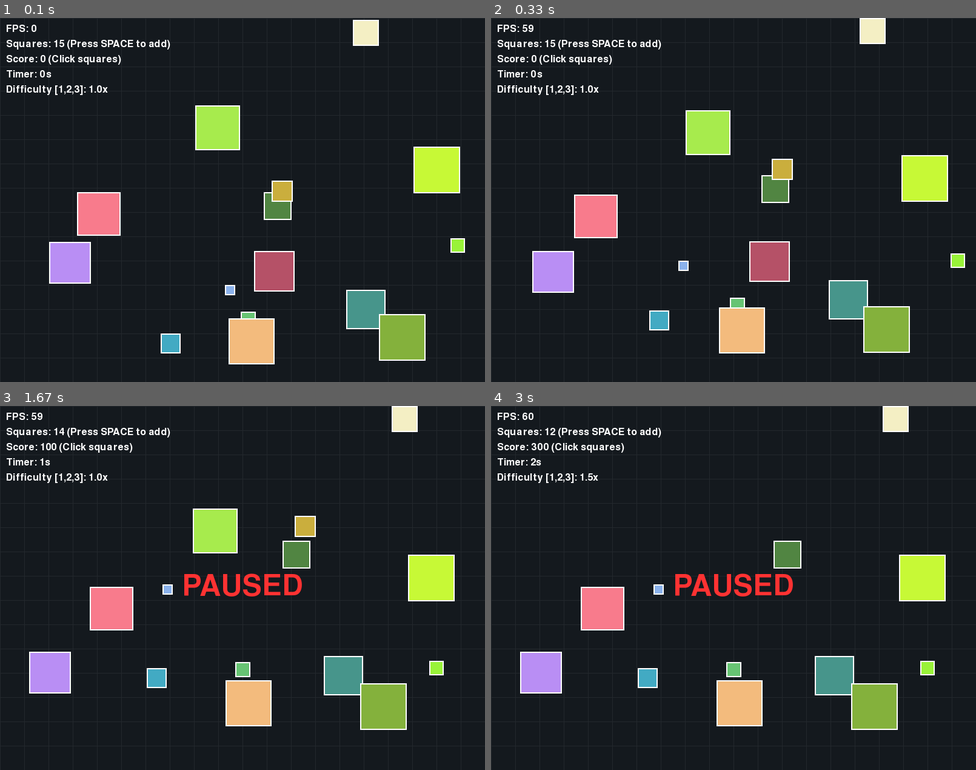
Above: before the commit, frames 1-4 (two rows, left to right).
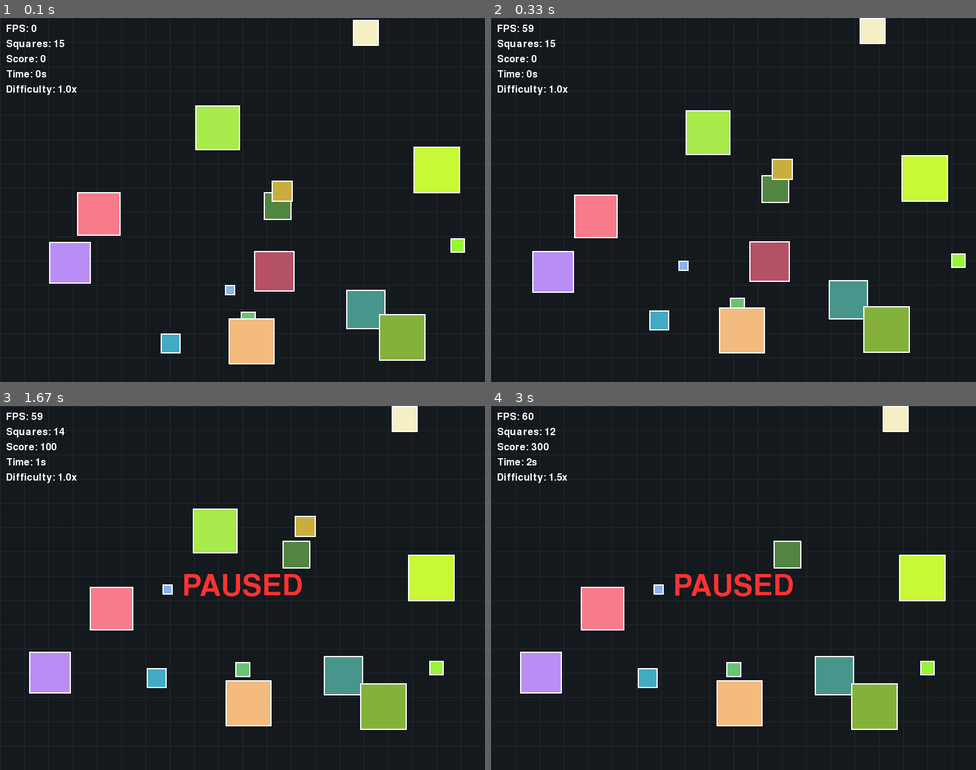
Above: after the commit, the same moments.

Repository: sameerahmed772/lab8-pygame
Game: pygame game, started from main.py
Two runs of this game, one before a commit and one after it. Both use one fixed random seed, a clock stepped at 60 frames per second and the inputs below.
Inputs (mouse positions are in pixels of both pictures, inside the frame that each line leads up to):
- Up to frame 1 (0.1 s): no input
- Up to frame 2 (0.33 s): no input
- Up to frame 3 (1.67 s): click (276, 646) at 0.38 s; hold P 0.67-1.13 s; tap 3 at 1.17 s; tap 1 at 1.5 s
- Up to frame 4 (3 s): hold 2 1.83-2.3 s; click (796, 526) at 2.38 s; click (718, 526) at 2.72 s

The runs differ from the first frame. In frame 1, 0.5% of the frame differs, in the area x 6-36%, y 6-22%; in frame 2, 0.6%, in the area x 6-98%, y 6-69%; in frame 3, 0.5%; in frame 4, 0.5%.

Commit message:
feat: Final Clean Up before Submission

Diff:
--- a/main.py
+++ b/main.py
@@ -1,7 +1,7 @@
 import pygame
 import random
 import math
-from typing import List, Dict, Tuple, Optional, Any
+from typing import List, Dict, Tuple, Optional, Any, TypedDict
 
 # ============================================================================
 # CONSTANTS
@@ -10,23 +10,27 @@
 HEIGHT: int = 600
 FPS: int = 60
 
+# Square properties
 MIN_SQUARE_SIZE: int = 15
 MAX_SQUARE_SIZE: int = 80
 NUM_SQUARES: int = 15
 SQUARE_OUTLINE_WIDTH: int = 2
 
-# LIFE SPAN CONSTANTS (Seconds converted to milliseconds)
-MIN_LIFE_SPAN: int = 30 * 1000
-MAX_LIFE_SPAN: int = 180 * 1000
-
+# Life Span Constants (30 to 180 seconds in milliseconds)
+MIN_LIFE_SPAN: int = 30000
+MAX_LIFE_SPAN: int = 180000
+
+# Physics constants
 SPEED_BASE_CONSTANT: float = 100.0
 FRICTION: float = 0.995
 ACCELERATION_RANGE: Tuple[float, float] = (-0.1, 0.1)
 DEFAULT_COLOR_RANGE: Tuple[int, int] = (50, 255)
 
+# Fleeing Constants
 FLEE_RADIUS: float = 150.0
 FLEE_FORCE: float = 0.8
 
+# Rendering constants
 BG_COLOR: Tuple[int, int, int] = (30, 30, 30)
 BG_GRID_COLOR: Tuple[int, int, int] = (35, 40, 45)
 BG_BASE_COLOR: Tuple[int, int, int] = (20, 25, 30)
@@ -37,12 +41,33 @@
 FONT_SIZE: int = 24
 PAUSE_FONT_SIZE: int = 72
 
+# UI Layout
 TEXT_OFFSET_X: int = 10
 TEXT_LINE_HEIGHT: int = 25
 SCORE_INCREMENT: int = 100
 DIFFICULTY_LEVELS: Dict[int, float] = {1: 1.0, 2: 1.5, 3: 2.0}
 
-Square = Dict[str, Any]
+# ============================================================================
+# TYPE DEFINITIONS
+# ============================================================================
+
+
+class Square(TypedDict):
+    rect: pygame.Rect
+    pos: List[float]
+    color: Tuple[int, int, int]
+    vel: List[float]
+    size: int
+    birth_time: int
+    life_span: int
+
+
+class GameState(TypedDict):
+    paused: bool
+    score: int
+    start_time: int
+    difficulty: float
+
 
 # ============================================================================
 # HELPER FUNCTIONS
@@ -50,6 +75,16 @@
 
 
 def bounce_off_wall(square: Square, axis: str) -> None:
+    """Invert square velocity on a wall collision axis and sync float position.
+
+    This helper keeps the float-based position (pos) aligned with the integer
+    pygame.Rect coordinates after a wall clamp, then reverses velocity on the
+    selected axis.
+
+    Args:
+        square: Mutable square record containing rect, pos, and vel fields.
+        axis: Collision axis. Expected values are "x" or "y".
+    """
     if axis == "x":
         square["pos"][0] = float(square["rect"].x)
         square["vel"][0] *= -1
@@ -64,6 +99,14 @@
 
 
 def init_pygame(fullscreen: bool = False) -> Tuple[pygame.Surface, pygame.time.Clock]:
+    """Initialize pygame modules and create the main display and clock.
+
+    Args:
+        fullscreen: If True, creates a fullscreen window; otherwise windowed mode.
+
+    Returns:
+        A tuple of (screen, clock).
+    """
     pygame.init()
     pygame.font.init()
     flags = pygame.FULLSCREEN if fullscreen else 0
@@ -77,39 +120,45 @@
     num_squares: int,
     color_range: Tuple[int, int] = DEFAULT_COLOR_RANGE,
 ) -> List[Square]:
+    """Create square entities with randomized visuals, motion, and lifespan.
+
+    Args:
+        num_squares: Number of squares to generate.
+        color_range: Inclusive min and max values for each RGB channel.
+
+    Returns:
+        A list of square dictionaries ready for simulation and rendering.
+    """
     squares: List[Square] = []
-    current_time: int = pygame.time.get_ticks()
+    now: int = pygame.time.get_ticks()
 
     for _ in range(num_squares):
-        size: int = random.randint(MIN_SQUARE_SIZE, MAX_SQUARE_SIZE)
-        rect: pygame.Rect = pygame.Rect(
+        size = random.randint(MIN_SQUARE_SIZE, MAX_SQUARE_SIZE)
+        rect = pygame.Rect(
             random.randint(0, WIDTH - size),
             random.randint(0, HEIGHT - size),
             size,
             size,
         )
-        color: Tuple[int, int, int] = (
+        color = (
             random.randint(*color_range),
             random.randint(*color_range),
             random.randint(*color_range),
         )
 
-        max_speed: float = SPEED_BASE_CONSTANT / size
-        angle: float = random.uniform(0, 2 * math.pi)
-        init_speed: float = random.uniform(max_speed * 0.5, max_speed)
-
-        # Added birth_time and life_span (ms)
-        life_span: int = random.randint(MIN_LIFE_SPAN, MAX_LIFE_SPAN)
+        max_speed = SPEED_BASE_CONSTANT / size
+        angle = random.uniform(0, 2 * math.pi)
+        speed = random.uniform(max_speed * 0.5, max_speed)
 
         squares.append(
             {
                 "rect": rect,
                 "pos": [float(rect.x), float(rect.y)],
                 "color": color,
-                "vel": [math.cos(angle) * init_speed, math.sin(angle) * init_speed],
+                "vel": [math.cos(angle) * speed, math.sin(angle) * speed],
                 "size": size,
-                "birth_time": current_time,
-                "life_span": life_span,
+                "birth_time": now,
+                "life_span": random.randint(MIN_LIFE_SPAN, MAX_LIFE_SPAN),
             }
         )
     return squares
@@ -120,7 +169,16 @@
 # ============================================================================
 
 
-def handle_events(squares: List[Square], game_state: Dict[str, Any]) -> bool:
+def handle_events(squares: List[Square], game_state: GameState) -> bool:
+    """Process user input and update game state and square collection.
+
+    Args:
+        squares: Mutable list of active squares.
+        game_state: Mutable game state dictionary.
+
+    Returns:
+        True to continue running, or False to terminate the main loop.
+    """
     for event in pygame.event.get():
         if event.type == pygame.QUIT:
             return False
@@ -130,98 +188,84 @@
             elif event.key == pygame.K_p:
                 game_state["paused"] = not game_state["paused"]
             elif event.key in (pygame.K_1, pygame.K_KP1):
-                game_state["difficulty"] = DIFFICULTY_LEVELS.get(1, 1.0)
+                game_state["difficulty"] = DIFFICULTY_LEVELS[1]
             elif event.key in (pygame.K_2, pygame.K_KP2):
-                game_state["difficulty"] = DIFFICULTY_LEVELS.get(2, 1.5)
+                game_state["difficulty"] = DIFFICULTY_LEVELS[2]
             elif event.key in (pygame.K_3, pygame.K_KP3):
-                game_state["difficulty"] = DIFFICULTY_LEVELS.get(3, 2.0)
+                game_state["difficulty"] = DIFFICULTY_LEVELS[3]
         elif event.type == pygame.MOUSEBUTTONDOWN:
             if event.button == 1:
-                mouse_pos = event.pos
                 for s in reversed(squares):
-                    if s["rect"].collidepoint(mouse_pos):
+                    if s["rect"].collidepoint(event.pos):
                         squares.remove(s)
                         game_state["score"] += SCORE_INCREMENT
                         break
     return True
 
 
-def update_squares(squares: List[Square], game_state: Dict[str, Any]) -> None:
+def update_squares(squares: List[Square], game_state: GameState) -> None:
+    """Advance simulation for all squares for one frame.
+
+    Args:
+        squares: Mutable list of active squares.
+        game_state: Mutable game state dictionary.
+    """
     if game_state["paused"]:
         return
 
-    current_time: int = pygame.time.get_ticks()
-    diff_multiplier: float = game_state["difficulty"]
-
-    # We use a copy of the list or iterate carefully when removing items
+    now = pygame.time.get_ticks()
+    diff = game_state["difficulty"]
+
     for square in squares[:]:
-
-        # --- LIFE SPAN CHECK ---
-        if current_time - square["birth_time"] > square["life_span"]:
+        # Life Span Rebirth
+        if now - square["birth_time"] > square["life_span"]:
             squares.remove(square)
-            squares.extend(create_squares(1))  # Rebirth
+            squares.extend(create_squares(1))
             continue
 
-        # 1. Acceleration
-        accel_x: float = random.uniform(*ACCELERATION_RANGE) * diff_multiplier
-        accel_y: float = random.uniform(*ACCELERATION_RANGE) * diff_multiplier
-
-        # 2. Fleeing
-        flee_accel_x: float = 0.0
-        flee_accel_y: float = 0.0
-        sq1_center_x: float = square["pos"][0] + (square["size"] / 2.0)
-        sq1_center_y: float = square["pos"][1] + (square["size"] / 2.0)
+        # Acceleration and Fleeing
+        ax = random.uniform(*ACCELERATION_RANGE) * diff
+        ay = random.uniform(*ACCELERATION_RANGE) * diff
+        cx, cy = (
+            square["pos"][0] + square["size"] / 2,
+            square["pos"][1] + square["size"] / 2,
+        )
 
         for other in squares:
             if square is not other and other["size"] > square["size"]:
-                sq2_center_x: float = other["pos"][0] + (other["size"] / 2.0)
-                sq2_center_y: float = other["pos"][1] + (other["size"] / 2.0)
-                dx: float = sq1_center_x - sq2_center_x
-                dy: float = sq1_center_y - sq2_center_y
-                distance: float = math.hypot(dx, dy)
-
-                if distance == 0:
-                    dx, dy = random.uniform(-0.1, 0.1), random.uniform(-0.1, 0.1)
-                    distance = math.hypot(dx, dy)
-
-                if distance < FLEE_RADIUS:
-                    repulsion: float = (FLEE_RADIUS - distance) / FLEE_RADIUS
-                    flee_accel_x += (dx / distance) * FLEE_FORCE * repulsion
-                    flee_accel_y += (dy / distance) * FLEE_FORCE * repulsion
-
-        square["vel"][0] += accel_x + flee_accel_x
-        square["vel"][1] += accel_y + flee_accel_y
-        square["vel"][0] *= FRICTION
-        square["vel"][1] *= FRICTION
-
-        max_speed: float = (SPEED_BASE_CONSTANT / square["size"]) * diff_multiplier
-        current_speed: float = math.hypot(square["vel"][0], square["vel"][1])
-        if current_speed > max_speed:
-            scale: float = max_speed / current_speed
-            square["vel"][0] *= scale
-            square["vel"][1] *= scale
-
+                ox, oy = (
+                    other["pos"][0] + other["size"] / 2,
+                    other["pos"][1] + other["size"] / 2,
+                )
+                dx, dy = cx - ox, cy - oy
+                dist = math.hypot(dx, dy) or 0.1
+                if dist < FLEE_RADIUS:
+                    force = ((FLEE_RADIUS - dist) / FLEE_RADIUS) * FLEE_FORCE
+                    ax += (dx / dist) * force
+                    ay += (dy / dist) * force
+
+        square["vel"][0] = (square["vel"][0] + ax) * FRICTION
+        square["vel"][1] = (square["vel"][1] + ay) * FRICTION
+
+        # Max Speed Limit
+        limit = (SPEED_BASE_CONSTANT / square["size"]) * diff
+        curr_v = math.hypot(square["vel"][0], square["vel"][1])
+        if curr_v > limit:
+            square["vel"][0] *= limit / curr_v
+            square["vel"][1] *= limit / curr_v
+
+        # Move
         square["pos"][0] += square["vel"][0]
         square["pos"][1] += square["vel"][1]
-        square["rect"].x, square["rect"].y = int(square["pos"][0]), int(
-            square["pos"][1]
-        )
+        square["rect"].topleft = (int(square["pos"][0]), int(square["pos"][1]))
 
         # Wall Bounce
-        if square["rect"].left <= 0:
-            square["rect"].left = 0
+        if square["rect"].left <= 0 or square["rect"].right >= WIDTH:
             bounce_off_wall(square, "x")
-        elif square["rect"].right >= WIDTH:
-            square["rect"].right = WIDTH
-            bounce_off_wall(square, "x")
-        if square["rect"].top <= 0:
-            square["rect"].top = 0
+        if square["rect"].top <= 0 or square["rect"].bottom >= HEIGHT:
             bounce_off_wall(square, "y")
-        elif square["rect"].bottom >= HEIGHT:
-            square["rect"].bottom = HEIGHT
-            bounce_off_wall(square, "y")
-
-    # Collisions
+
+    # Pairwise collisions
     for i in range(len(squares)):
         for j in range(i + 1, len(squares)):
             if squares[i]["rect"].colliderect(squares[j]["rect"]):
@@ -239,21 +283,18 @@
 def render_text_overlays(
     screen: pygame.Surface,
     squares: List[Square],
-    game_state: Dict[str, Any],
+    game_state: GameState,
     font: pygame.font.Font,
     clock: pygame.time.Clock,
 ) -> None:
+    """Render HUD text and pause indicator."""
     fps_text = font.render(f"FPS: {int(clock.get_fps())}", True, TEXT_COLOR)
-    count_text = font.render(
-        f"Squares: {len(squares)} (Press SPACE to add)", True, TEXT_COLOR
-    )
-    score_text = font.render(
-        f"Score: {game_state['score']} (Click squares)", True, TEXT_COLOR
-    )
-    elapsed_seconds = (pygame.time.get_ticks() - game_state["start_time"]) // 1000
-    timer_text = font.render(f"Timer: {elapsed_seconds}s", True, TEXT_COLOR)
+    count_text = font.render(f"Squares: {len(squares)}", True, TEXT_COLOR)
+    score_text = font.render(f"Score: {game_state['score']}", True, TEXT_COLOR)
+    timer = (pygame.time.get_ticks() - game_state["start_time"]) // 1000
+    timer_text = font.render(f"Time: {timer}s", True, TEXT_COLOR)
     diff_text = font.render(
-        f"Difficulty [1,2,3]: {game_state['difficulty']}x", True, TEXT_COLOR
+        f"Difficulty: {game_state['difficulty']}x", True, TEXT_COLOR
     )
 
     screen.blit(fps_text, (TEXT_OFFSET_X, TEXT_OFFSET_X))
@@ -263,13 +304,13 @@
     screen.blit(diff_text, (TEXT_OFFSET_X, TEXT_OFFSET_X + TEXT_LINE_HEIGHT * 4))
 
     if game_state["paused"]:
-        pause_font = pygame.font.SysFont(None, PAUSE_FONT_SIZE)
-        pause_text = pause_font.render("PAUSED", True, PAUSE_TEXT_COLOR)
+        p_font = pygame.font.SysFont(None, PAUSE_FONT_SIZE)
+        p_text = p_font.render("PAUSED", True, PAUSE_TEXT_COLOR)
         screen.blit(
-            pause_text,
+            p_text,
             (
-                WIDTH // 2 - pause_text.get_width() // 2,
-                HEIGHT // 2 - pause_text.get_height() // 2,
+                WIDTH // 2 - p_text.get_width() // 2,
+                HEIGHT // 2 - p_text.get_height() // 2,
             ),
         )
 
@@ -277,20 +318,21 @@
 def render(
     screen: pygame.Surface,
     squares: List[Square],
-    game_state: Dict[str, Any],
+    game_state: GameState,
     font: pygame.font.Font,
     clock: pygame.time.Clock,
     bg_image: Optional[pygame.Surface] = None,
 ) -> None:
+    """Render one complete frame and present it to the display."""
     if bg_image:
         screen.blit(bg_image, (0, 0))
     else:
         screen.fill(BG_COLOR)
-    for square in squares:
-        pygame.draw.rect(screen, square["color"], square["rect"])
-        pygame.draw.rect(
-            screen, SQUARE_OUTLINE_COLOR, square["rect"], SQUARE_OUTLINE_WIDTH
-        )
+
+    for s in squares:
+        pygame.draw.rect(screen, s["color"], s["rect"])
+        pygame.draw.rect(screen, SQUARE_OUTLINE_COLOR, s["rect"], SQUARE_OUTLINE_WIDTH)
+
     render_text_overlays(screen, squares, game_state, font, clock)
     pygame.display.flip()
 
@@ -301,29 +343,33 @@
 
 
 def main() -> None:
+    """Run the game lifecycle from initialization to shutdown."""
     screen, clock = init_pygame()
     font = pygame.font.SysFont(None, FONT_SIZE)
-    bg_surface = pygame.Surface((WIDTH, HEIGHT))
-    bg_surface.fill(BG_BASE_COLOR)
+
+    # Pre-render grid
+    bg = pygame.Surface((WIDTH, HEIGHT))
+    bg.fill(BG_BASE_COLOR)
     for x in range(0, WIDTH, GRID_SIZE):
-        pygame.draw.line(bg_surface, BG_GRID_COLOR, (x, 0), (x, HEIGHT))
+        pygame.draw.line(bg, BG_GRID_COLOR, (x, 0), (x, HEIGHT))
     for y in range(0, HEIGHT, GRID_SIZE):
-        pygame.draw.line(bg_surface, BG_GRID_COLOR, (0, y), (WIDTH, y))
+        pygame.draw.line(bg, BG_GRID_COLOR, (0, y), (WIDTH, y))
 
     squares = create_squares(NUM_SQUARES)
-    game_state = {
+    game_state: GameState = {
         "paused": False,
         "score": 0,
         "start_time": pygame.time.get_ticks(),
-        "difficulty": DIFFICULTY_LEVELS[1],
+        "difficulty": 1.0,
     }
 
     running = True
     while running:
         running = handle_events(squares, game_state)
         update_squares(squares, game_state)
-        render(screen, squares, game_state, font, clock, bg_image=bg_surface)
+        render(screen, squares, game_state, font, clock, bg_image=bg)
         clock.tick(FPS)
+
     pygame.quit()
 
 
Not shown, changed: README.md
Not shown, changed: JOURNAL.md
